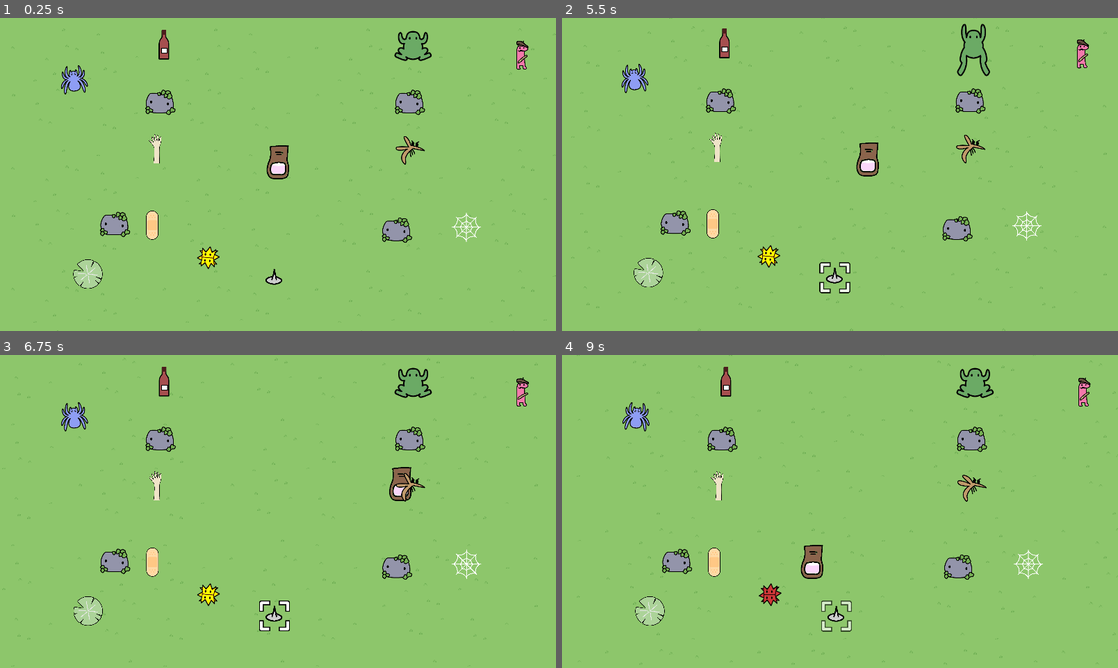
Above: before the commit, frames 1-4 (two rows, left to right).
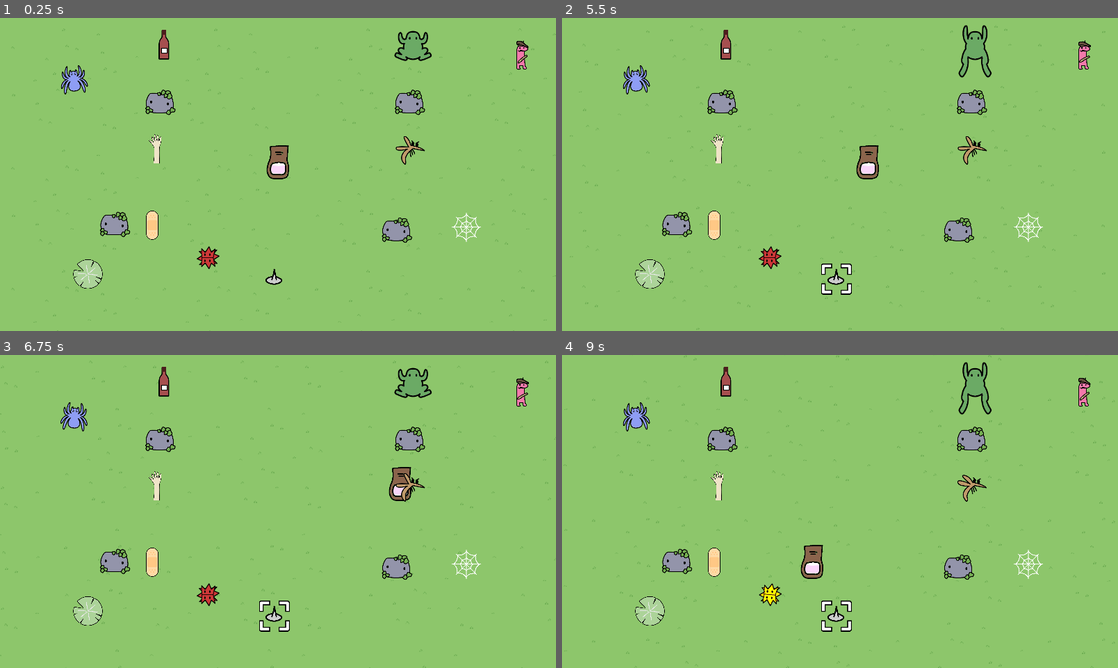
Above: after the commit, the same moments.

Repository: magopian/teamsect
Game: Godot game, scene res://levels/frenchie_nightmare.tscn
The game is run twice, just before and just after one commit, with the same random seed, the same clock (stepped at 60 frames per second) and the same inputs. This scene is started directly instead of the project's main scene.
Inputs (mouse positions are in pixels of both pictures, inside the frame that each line leads up to):
- Up to frame 1 (0.25 s): no input
- Up to frame 2 (5.5 s): move the mouse to (962, 158) at 0.52 s; move the mouse to (728, 190) at 1.27 s; move the mouse to (895, 105) at 2.02 s; move the mouse to (812, 237) at 2.77 s; move the mouse to (1006, 221) at 3.52 s; move the mouse to (673, 127) at 4.27 s; move the mouse to (867, 174) at 5.02 s
- Up to frame 3 (6.75 s): move the mouse to (194, 433) at 5.77 s; move the mouse to (400, 495) at 6.52 s
- Up to frame 4 (9 s): move the mouse to (728, 527) at 7.27 s; move the mouse to (895, 442) at 8.02 s; move the mouse to (812, 574) at 8.77 s

The runs differ from the first frame. In frame 1, 0.2% of the frame differs, in the area x 35-40%, y 72-81%; in frame 2, 3.3%, in the area x 1-98%, y 0-100%; in frame 3, 1.4%; in frame 4, 1.3%.

Commit message:
Better spikes that collides less when instantiated? Maybe?

Diff:
--- a/obstacles/spikes.gd
+++ b/obstacles/spikes.gd
@@ -1,6 +1,6 @@
-class_name Spike extends Area2D
+class_name Spike extends StaticBody2D
 
 
-func _on_body_entered(body: Node2D) -> void:
+func _on_area_2d_body_entered(body: Node2D) -> void:
 	EventBus.spiked.emit(body)
 	collision_mask = 0
--- a/obstacles/spikes.tscn
+++ b/obstacles/spikes.tscn
@@ -1,10 +1,13 @@
-[gd_scene load_steps=7 format=3 uid="uid://d4k6rk2r8n3pg"]
+[gd_scene load_steps=8 format=3 uid="uid://d4k6rk2r8n3pg"]
 
 [ext_resource type="Script" path="res://obstacles/spikes.gd" id="1_kb4og"]
 [ext_resource type="Texture2D" uid="uid://bpc87nnsthne" path="res://assets/sprites/spikes.png" id="2_tyyex"]
 
 [sub_resource type="CircleShape2D" id="CircleShape2D_14h7l"]
-radius = 47.0
+radius = 38.0
+
+[sub_resource type="CircleShape2D" id="CircleShape2D_ayaux"]
+radius = 52.0096
 
 [sub_resource type="AtlasTexture" id="AtlasTexture_qk4j4"]
 atlas = ExtResource("2_tyyex")
@@ -28,18 +31,24 @@
 "speed": 5.0
 }]
 
-[node name="SPIKES" type="Area2D" groups=["spikes"]]
-collision_layer = 0
+[node name="SPIKES" type="StaticBody2D" groups=["spikes"]]
+collision_layer = 36623
 collision_mask = 2048
 script = ExtResource("1_kb4og")
 
 [node name="CollisionShape2D" type="CollisionShape2D" parent="."]
 shape = SubResource("CircleShape2D_14h7l")
 
+[node name="Area2D" type="Area2D" parent="."]
+collision_mask = 1807
+
+[node name="CollisionShape2D2" type="CollisionShape2D" parent="Area2D"]
+shape = SubResource("CircleShape2D_ayaux")
+
 [node name="AnimatedSprite2D" type="AnimatedSprite2D" parent="."]
 sprite_frames = SubResource("SpriteFrames_5lt6h")
 animation = &"idle"
 autoplay = "idle"
-frame_progress = 0.266405
+frame_progress = 0.944453
 
-[connection signal="body_entered" from="." to="." method="_on_body_entered"]
+[connection signal="body_entered" from="Area2D" to="." method="_on_area_2d_body_entered"]
